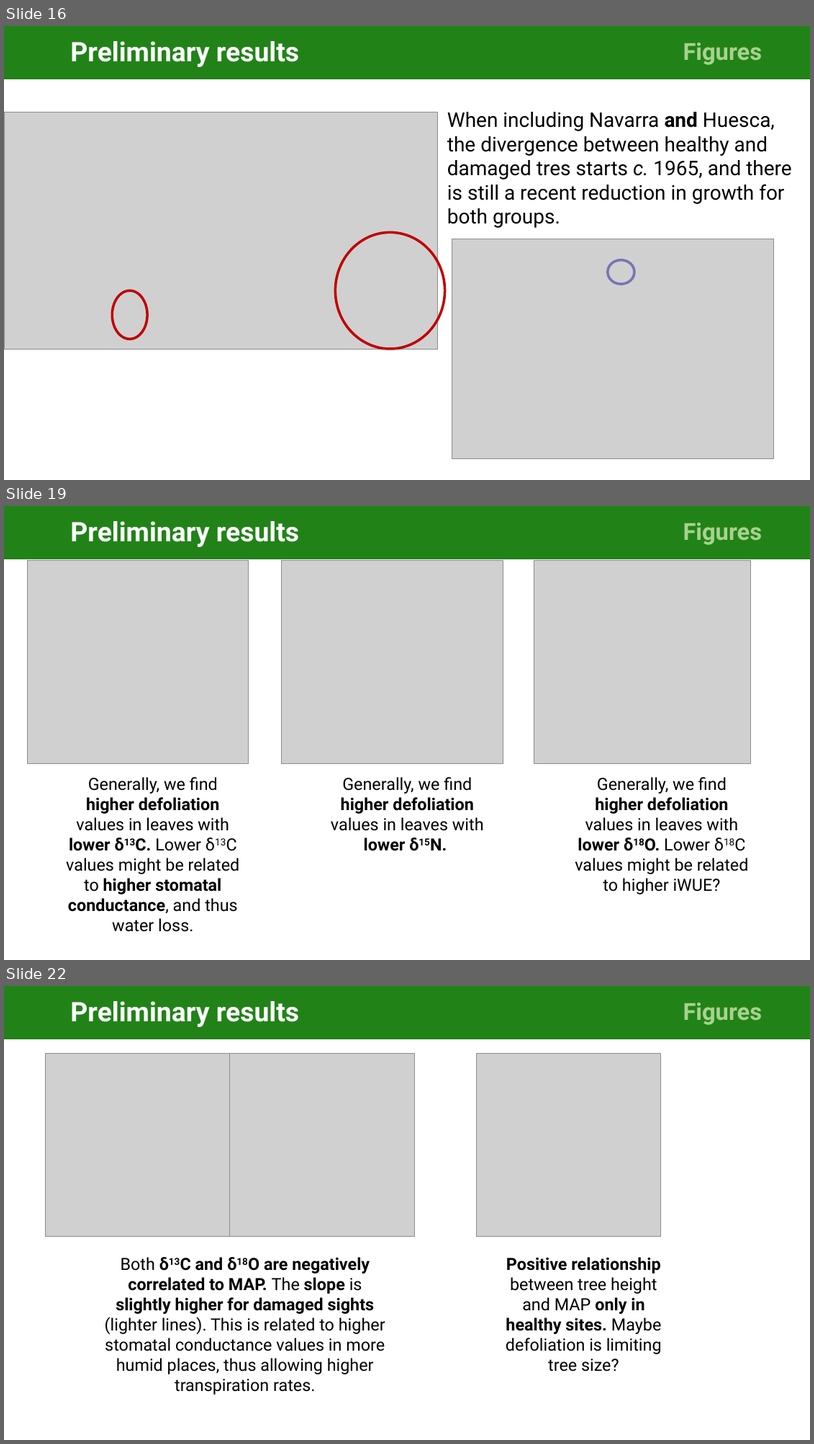
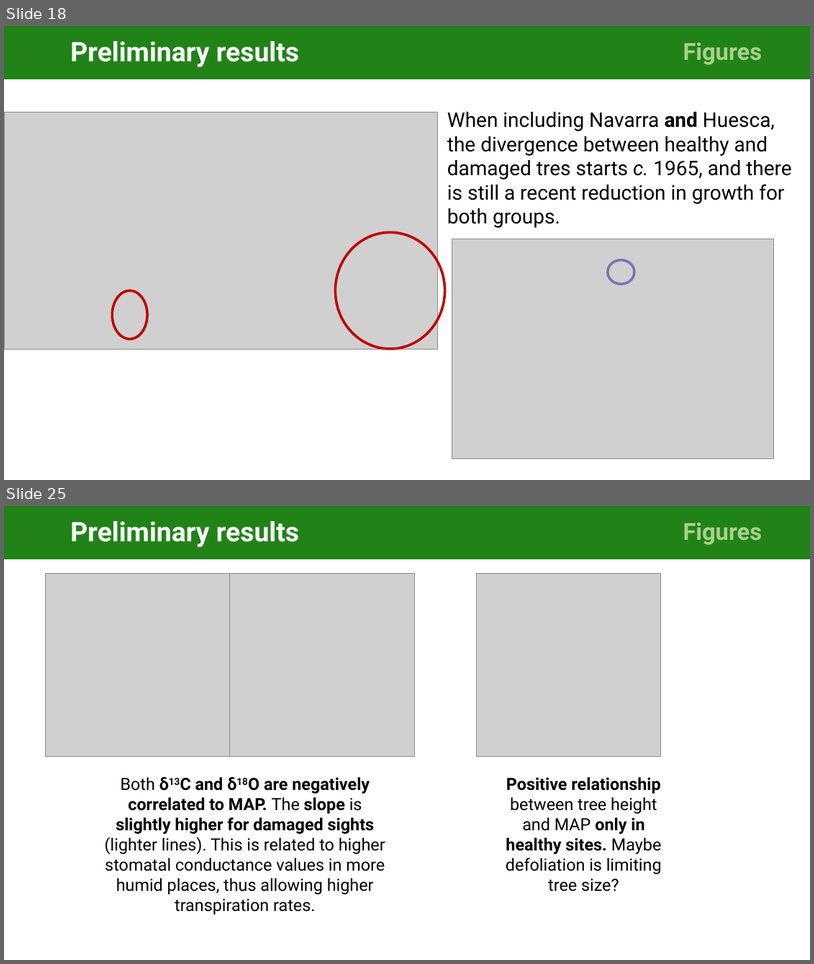
Before and after one commit to cris-fernandez/Tesis_Individuo, a slide deck: 06_ppts/exploratory_analysis_figures_v2-CFB.pptx. Shown one above the other, each under a label of ours: slides 16, 19 and 22 before the commit, slides 18 and 25 after it; the slides between them are not shown. The pictures are 814x1444 and 814x964 pixels, drawn with LibreOffice and Linux fonts; fonts in the diff are those of the drawing; grey boxes stand for pictures. Boxes give left, top, right and bottom in pixels: in the first picture for what was removed or moved away, otherwise in the second. Text is boxed around its words. In the diff, an @@ line names an element or a change of style, - is before the commit and + after.

```diff
--- a/06_ppts/exploratory_analysis_figures_v2-CFB.pptx
+++ b/06_ppts/exploratory_analysis_figures_v2-CFB.pptx
@@ slide 19 removed at [4, 506, 810, 960], background #FFFFFF @@
@@ title removed at [4, 506, 646, 559] @@
-Preliminary results
@@ rectangle removed at [646, 506, 810, 559] @@
-Figures
@@ picture removed at [27, 561, 248, 764] @@
@@ picture removed at [282, 561, 503, 764] @@
@@ picture removed at [535, 561, 751, 764] @@
@@ text removed at [66, 777, 240, 932] @@
-  Generally, we find higher defoliation values in leaves with lower δ13C. Lower δ13C values might be related to higher stomatal conductance, and thus water loss.
@@ text removed at [331, 777, 484, 851] @@
-  Generally, we find higher defoliation values in leaves with lower δ15N.
@@ text removed at [575, 777, 749, 894] @@
-  Generally, we find higher defoliation values in leaves with lower δ18O. Lower δ18C values might be related to higher iWUE?
@@ what was slide 16 is now slide 18 @@
@@ what was slide 22 is now slide 25 @@
```
Also in this commit, not shown: 5 slides changed, 6 slides added, 1 other slide removed.
